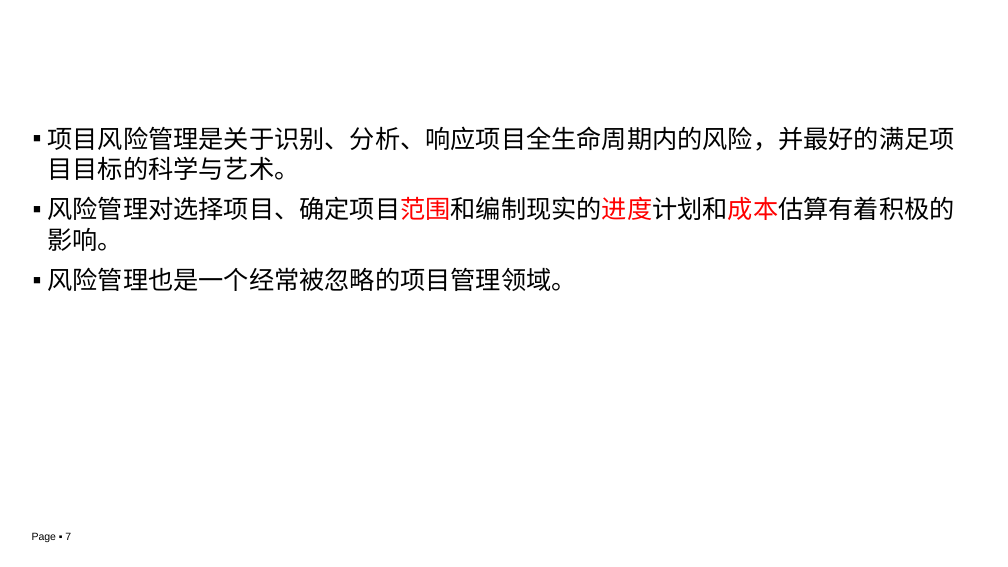
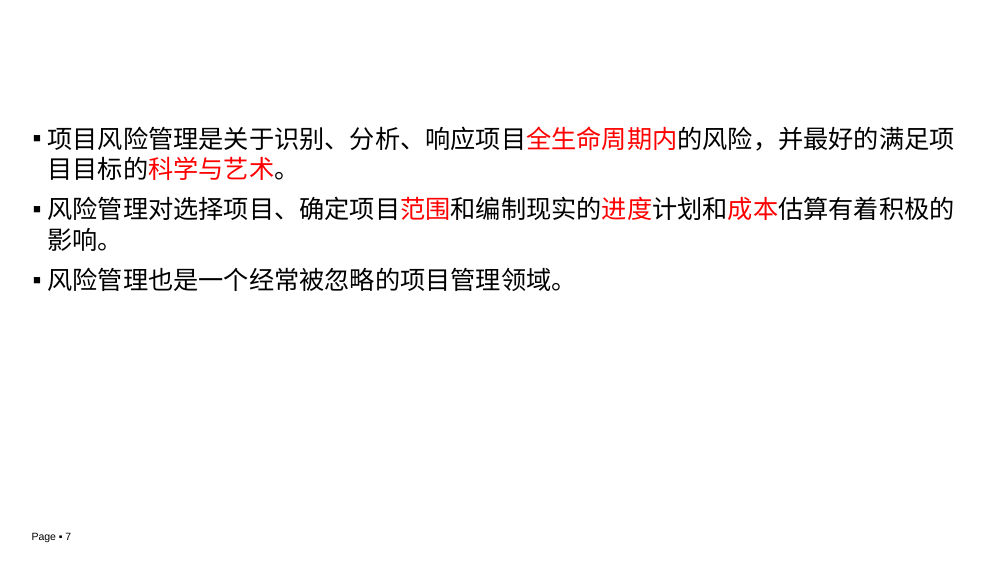
Before and after one commit to edu2act/course-IT-Project-Management, a slide deck: slide 7 of materials/slides/ch03-8.pptx. Drawn at 1008x567 pixels with LibreOffice and Linux fonts; fonts in the diff are those of the drawing; background and template pictures are left out. Boxes give left, top, right and bottom in pixels: in the first picture for what was removed or moved away, otherwise in the second. Text is boxed around its words. In the diff, an @@ line names an element or a change of style, - is before the commit and + after.

Commit message:
修改 ch03-8

```diff
--- a/materials/slides/ch03-8.pptx
+++ b/materials/slides/ch03-8.pptx
@@ text at bbox=[48, 126, 955, 180]: text colour #000000 to #FF0000 in "项目风险管理是关于识别、分析、响应项目全生命周期内的风险，并最好的满足项目目标的科学与艺术。" @@
```
